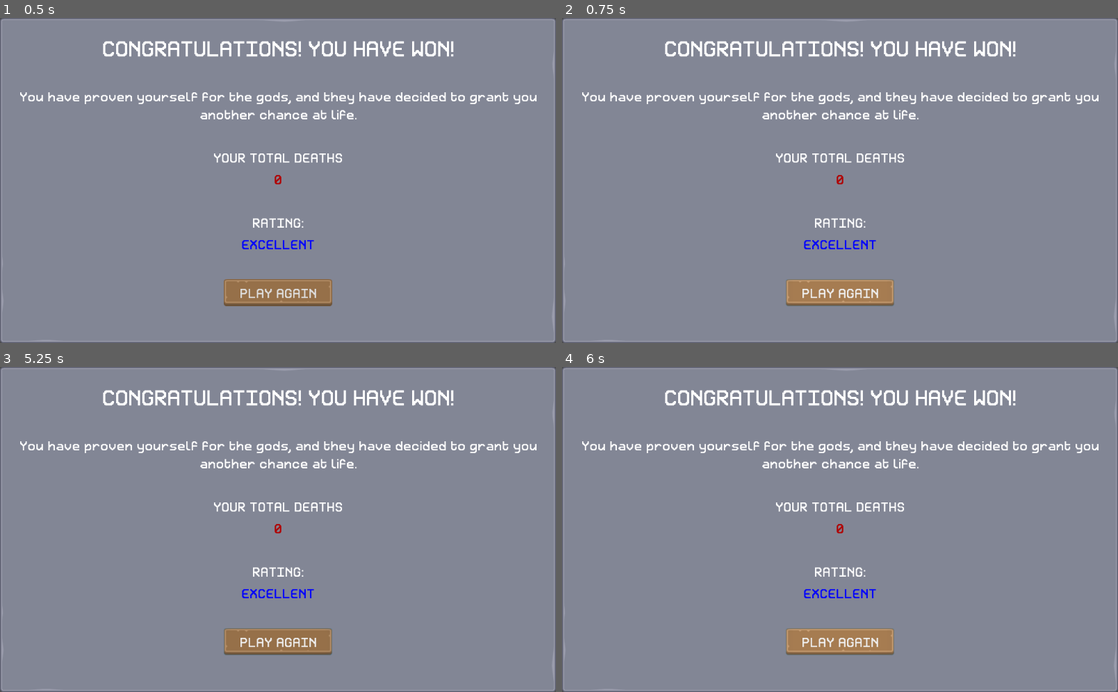
Above: before the commit, frames 1-4 (two rows, left to right).
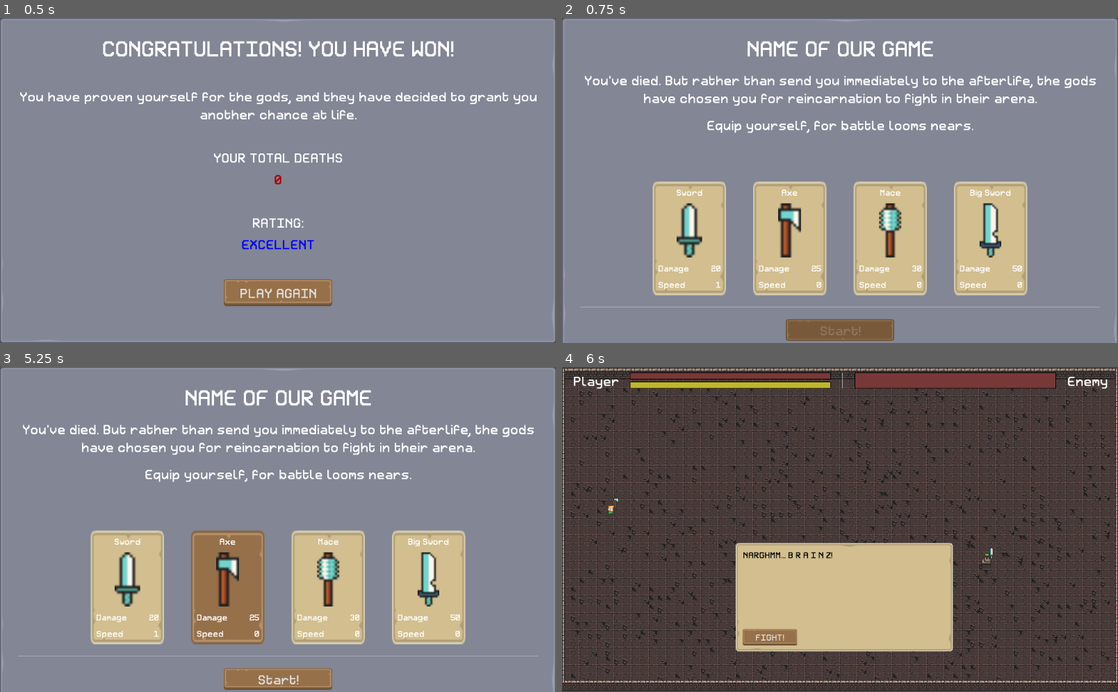
Above: after the commit, the same moments.

Repository: josephmbustamante/ludum-dare-45
Game: Godot game, scene res://Scenes/FinalVictoryScreen.tscn
Two runs of this game, one before a commit and one after it. Both use one fixed random seed, a clock stepped at 60 frames per second and the inputs below. This scene is started directly instead of the project's main scene.
Inputs (mouse positions are in pixels of both pictures, inside the frame that each line leads up to):
- Up to frame 1 (0.5 s): no input
- Up to frame 2 (0.75 s): click "PLAY AGAIN" at 0.5 s
- Up to frame 3 (5.25 s): click (278, 640) at 1.25 s, where only the run before the commit has a clickable "PLAY AGAIN"; click (278, 640) at 2 s, where only the run before the commit has a clickable "PLAY AGAIN"; tap Enter at 2.75, 4.25 s; move the mouse to (400, 513) at 2.77 s; hold Right (right) 2.78-3.53 s; click (400, 513) at 2.85 s; tap Space at 3.5, 5 s; move the mouse to (166, 545) at 3.52 s; hold Down (down) 3.53-4.28 s; tap J (dash) at 3.6 s; move the mouse to (333, 458) at 4.27 s; hold Right (right) 4.28-5.03 s; tap L (dodge) at 4.35 s; move the mouse to (250, 594) at 5.02 s; hold W (up) from 5.03 s (still down); click (250, 594) at 5.1 s
- Up to frame 4 (6 s): release W (up) at 5.75 s; click "PLAY AGAIN" (after the commit: "Start!") at 5.75 s

Frame 1 is identical in both runs. In frame 2, 27% of the frame differs, in the area x 0-100%, y 7-100%; in frame 3, 26%; in frame 4, 100%, in the area x 0-100%, y 0-100%.

Commit message:
Add button to restart game upon victory

Diff:
--- a/Scenes/FinalVictoryScreen.gd
+++ b/Scenes/FinalVictoryScreen.gd
@@ -26,3 +26,9 @@
 	else:
 		rating_text.set("custom_colors/font_color", Color.red)
 		rating_text.text = "VERY POOR"
+
+
+func _on_play_again_button_pressed() -> void:
+	PlayerVariables.reset_stats()
+	Global.reset_global_state()
+	Global.goto_scene("res://Scenes/WeaponPickerScreen.tscn")
--- a/Scenes/FinalVictoryScreen.tscn
+++ b/Scenes/FinalVictoryScreen.tscn
@@ -98,3 +98,4 @@
 rect_min_size = Vector2( 200, 50 )
 size_flags_horizontal = 0
 text = "PLAY AGAIN"
+[connection signal="pressed" from="MarginContainer/Rows/CenterContainer/Button" to="." method="_on_play_again_button_pressed"]
--- a/Scenes/Weapon.tscn
+++ b/Scenes/Weapon.tscn
@@ -32,8 +32,7 @@
 "values": [ false, true ]
 }
 
-[sub_resource type="Animation" id=1]
-resource_name = "WeaponSwing"
+[sub_resource type="Animation" id=2]
 length = 0.2
 step = 0.05
 tracks/0/type = "value"
@@ -73,8 +72,8 @@
 offset = Vector2( 0, -20 )
 
 [node name="AnimationPlayer" type="AnimationPlayer" parent="WeaponSprite"]
-anims/Punch = SubResource( 3 )
-anims/WeaponSwing = SubResource( 1 )
+anims/Punch = SubResource( 1 )
+anims/WeaponSwing = SubResource( 2 )
 
 [node name="WeaponHitBox" type="Area2D" parent="."]
 position = Vector2( 5, 5 )
--- a/Scripts/Global.gd
+++ b/Scripts/Global.gd
@@ -118,6 +118,10 @@
 	# Optionally, to make it compatible with the SceneTree.change_scene() API.
 	get_tree().set_current_scene(current_scene)
 
+func reset_global_state():
+	current_stage = 0
+	enemy_defeated = false
+
 func player_died():
 	PlayerVariables.deathCount += 1
 	music_player.stop()
--- a/Scripts/Main.gd
+++ b/Scripts/Main.gd
@@ -49,6 +49,8 @@
 	$VictoryPanel.hide()
 	Global.enemy_defeated = false
 	Global.current_stage += 1
+	# if enemy.is_final_boss:
+	#	go to final victory screen
 	Global.goto_scene("res://Scenes/LevelUp.tscn")
 	queue_free()
 
--- a/Scripts/PlayerVariables.gd
+++ b/Scripts/PlayerVariables.gd
@@ -45,6 +45,11 @@
 func set_player_stat_current(stat: int, new_value: int):
 	stats[stat]["current_value"] = new_value
 
+func reset_stats():
+	for stat in stats:
+		stats[stat]["current_value"] = stats[stat]["start_value"]
+	deathCount = 0
+
 var unarmedStyleEnabled: bool = false
 
 var deathCount: int = 0
Not shown: 3 places in Scenes/Weapon.tscn that only renumber resources
